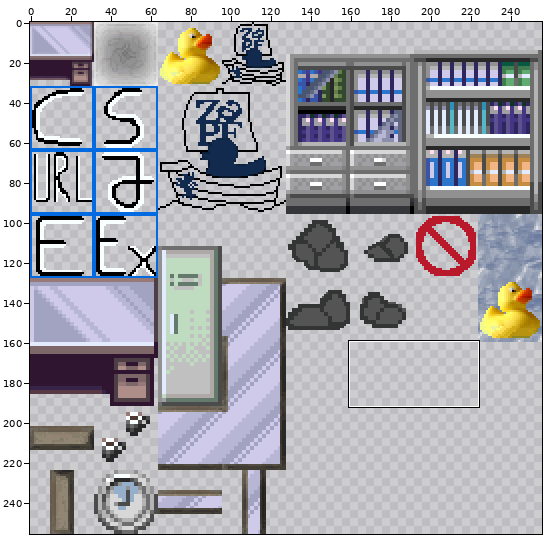
A sprite sheet gets an edit: Zapf_Uni_Rostock/tilesets/tileset_bjoern.png. The picture above shows the old version from afar; the outline marks the close-up.
Close-up. Before the edit:
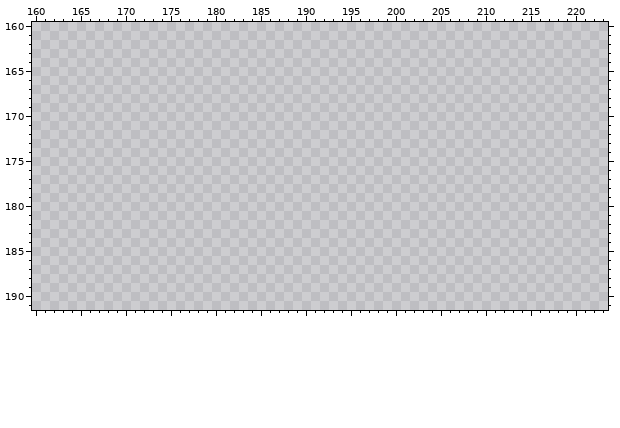
The file is 256x256 pixels. Pixels under 10% opacity are left out. Colours within 5 levels of each other are drawn and written as one. Shown: x 160..223, y 160..191.
And afterwards:
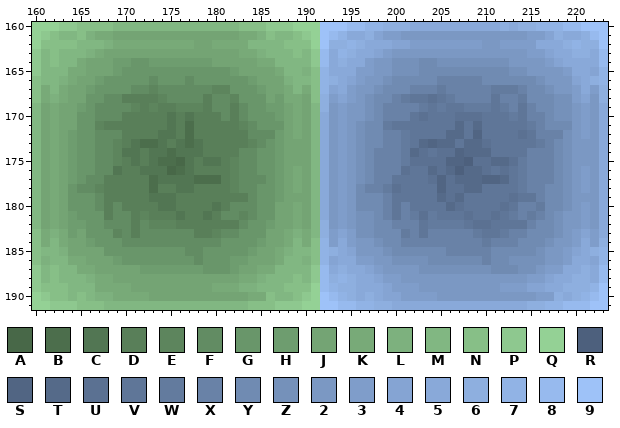
Palette (. is transparent): A #486848  B #4c6e4c  C #527653  D #597f59  E #5d855d  F #628c63  G #69966a  H #6e9d6f  J #74a474  K #78aa78  L #7db17e  M #81b782  N #87bf87  P #8ec88f  Q #94d195  R #4d607d  S #516583  T #556a89  U #5b7192  V #5f7698  W #637b9e  X #6982a7  Y #708bb2  Z #7591ba  2 #7b98c3  3 #7f9dca  4 #85a4d3  5 #89a9d9  6 #8eafdf  7 #91b3e5  8 #97baee  9 #9ec2f8
The edit:
@@ x 160..223 @@
-160 ................................................................
-161 ................................................................
-162 ................................................................
-163 ................................................................
-164 ................................................................
-165 ................................................................
-166 ................................................................
-167 ................................................................
-168 ................................................................
-169 ................................................................
-170 ................................................................
-171 ................................................................
-172 ................................................................
-173 ................................................................
-174 ................................................................
-175 ................................................................
-176 ................................................................
-177 ................................................................
-178 ................................................................
-179 ................................................................
-180 ................................................................
-181 ................................................................
-182 ................................................................
-183 ................................................................
-184 ................................................................
-185 ................................................................
-186 ................................................................
-187 ................................................................
-188 ................................................................
-189 ................................................................
-190 ................................................................
-191 ................................................................
+160 QQQPPNNNNMMMMMMMMMMMMMMNNNPPPQQQ99988776665555555555656677788999
+161 QPNMMNLKKJJJJJJJJJJJJJJKKLNMMNPQ98755643322222222222222334655689
+162 QNNNNMMMLKKKKKKKKKJJKKKKMMMMNNNQ96676555443333333322333355567669
+163 PMNMMMLKJJJJJJJJJJJJJJJKKLMMMNMP85765543222222222222222334556658
+164 PMNMMKJJJHHGGHHHHHHHJJJJJKKMMMMP85655322ZZZYYZZZZZZZZ22223455558
+165 PMMMKKJJJHGGGGGGGGGGGGHJJJJKMMLN75553322ZZZYYYYYYYYYYZZ222235547
+166 NMMLKJJHGGGGGFGGGFGGGGGGHJJJLMMN7654322ZYYYYYXXXXXYYYYYYZ2224567
+167 NKMKJJHGGGGFFEFFFFFFEEGGGHJJKMKN745322ZYYYXXXWXXXXXWWWXYYZ223536
+168 NKLKJJGGFFDDDDEFFFFDFFEGGGJHKKJN63432ZYYXWVVUVWXXXXVXXWYYYZZ3426
+169 MJKJJHGFFFFEDEDDEEEDFFDFGGHHJKJM62322ZYXXXXWVWVVWWWVWXVXYYZZ2325
+170 MJKJJGGFFFDDDDDCDCDDDFDFGGGHJKJM52322ZYXXXVUVVVUUUVVVWVXXYZZ2325
+171 MJKJJGGEDDDDDDDCDBDDDDDEFGGGJKJM5232ZYYWVVVVVVVTVTVVVVVWXYYY2325
+172 MJKJHGGFFFDDDDCCDBDDDDDDFFFHJKJM5232ZYYXXWVVVVTTVSVVVVUVXXXZ2325
+173 MJKJHGGFFEDCBBCDCBCDDDDDEFGHJJJM5232ZYYXXWVTSTTVTTUVVVVVWXYZ2225
+174 MJKJHGGFFECCDCCBCCCDDDDFFGGHJJJM5232ZYXXXWTUVUUSTTTVVVVXXXYZ2225
+175 MJKJHGGFFEDCDCBBACDCCDEFFGGHJJJM5232ZYXXXWUUUUSSRUUTTUWXXXYZ2225
+176 MJKJHGGFFCDDCCCABCDDDDEFFGGHJKJM5232ZYXXXUVVTUTRTTUVUVWXXXYZ2325
+177 MJKJHGFFDDDDDBCCCCBBBDEFFFGHJKJM5232ZYXXVVVVUSUTTTSSTVWXXXYZ2325
+178 MJKJGFFEDDDDDBDDCCDDDDEFFGGHJKJM5232YXXWUVVVVSUUTTVVVVWXXYYZ2325
+179 MJKJGGGFDDDDDCCCDDDDDDDDFGGHJJJM5232YYYXVVVVVTUTVVVVVUVVXYYZ2225
+180 MJKJGGGFDFDDDDCCDDDDCDFFFGGJJKJM5232YYYXVXVVVVTUVVVVUVXXWYYZ2325
+181 MJKJHGGGDFFDEDDDCDDCDFFEFGGJJKJM5232ZZYXVXWUWVVVUVVUVWXWXYZ22325
+182 MJKJHHGGFFFDFEEEDDDDDDDFGGHJJKJM6232ZZYYXXXVWWWWVUUVVVVXYYZ22325
+183 NKLKHJGGGEFDFFFFFFDDEFFGGGJJKLKM6343ZZYYYWXVXXXXXWVVWXXYYYZ23435
+184 NKMKJJHGGGFFFFFFFFFFFGGGGHJJKMKN735322ZYYXXXXXXXXXWXXXYYYZ223536
+185 NMMLJJJJGGGGGGGGGFFGGGGGHJJKLMMN7654222ZYYYYYYXXXXXYYYYYZ2234567
+186 NLMMKKJJJHGGGGGGGGFGGGHHJJJKMMLN74553322ZZZZYYYYYYXYYZZZZ2235547
+187 PMNMMKKJJJJJHHHHHHHGGGHJJKKMMMMP85655432222ZZZZZZZZYYYZZ23355658
+188 PMNMMMLKKJJJJJJJJJJJJJJKKLMMMNMP86765543322222222222222334556658
+189 PNNNMMMKKKKJJJJJJJJJKKKLLMMMNNNQ87665554333222222222333445566679
+190 QPNNMNMLLKKKKJJJJJJJJJJJKKNMMNPQ98765654433332222222222233656789
+191 QQPPPNNNMMMMMMMMMMMMMMMMNNNPPPQQ99887766555555555555555667788899
Where, in picture pixels (left, top, right, bottom), the same in both close-ups:
added: (32, 22, 608, 310)
